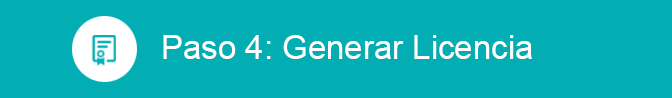
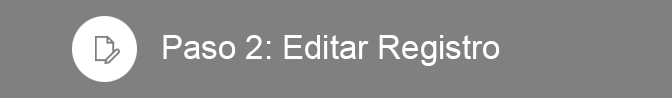
Revision of a layered 672x98 image; what changed, layer by layer:
hid "certificate_64px" over (91, 35, 116, 66)
added layer "edit_file_32px disabled" above "trash_26px disabled" over (95, 36, 120, 64)
renamed "Paso 4: Generar Licencia" to "Paso 2: Editar Registro", painted on it over (163, 35, 532, 66)
painted on "Fondo" over (0, 0, 672, 98)
